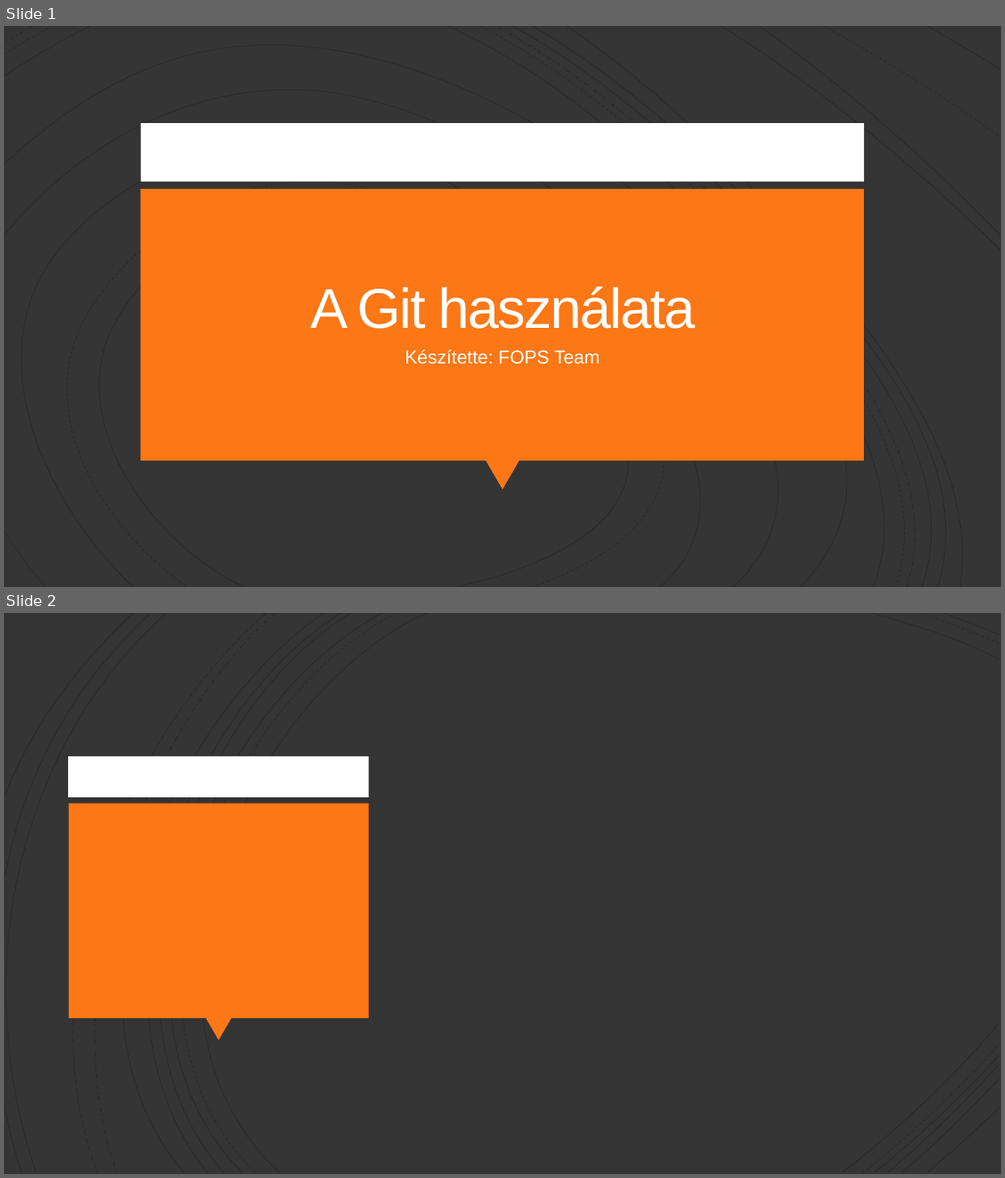
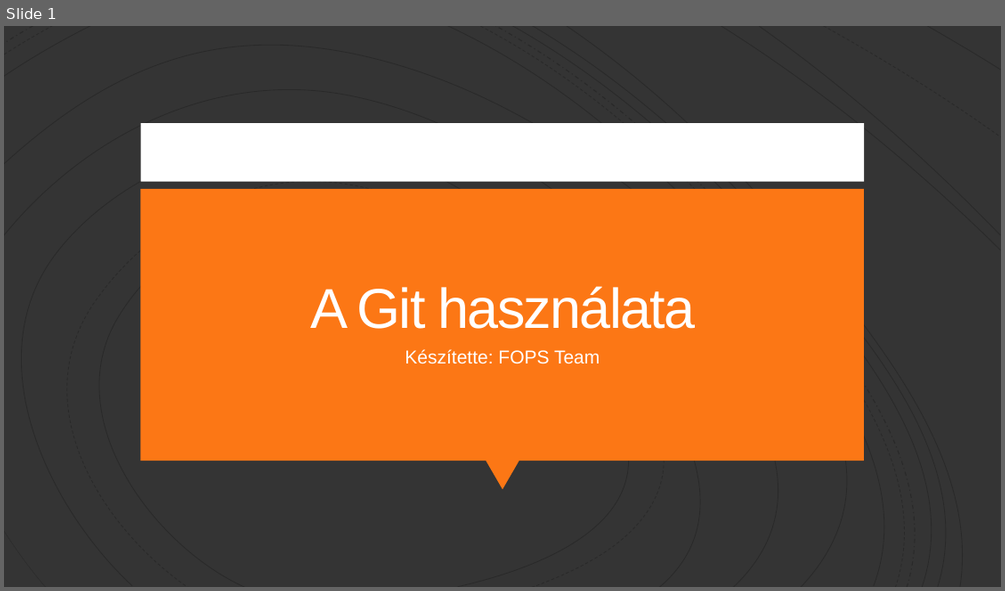
Before and after one commit to Peter-2007/FOPS, a slide deck: FOPS_Git.pptx. Shown one above the other, each under a label of ours: slides 1 and 2 before the commit, slide 1 after it. The pictures are 1005x1178 and 1005x591 pixels, drawn with LibreOffice and Linux fonts; fonts in the diff are those of the drawing. Boxes give left, top, right and bottom in pixels: in the first picture for what was removed or moved away, otherwise in the second. Text is boxed around its words. In the diff, an @@ line names an element or a change of style, - is before the commit and + after.

```diff
--- a/FOPS_Git.pptx
+++ b/FOPS_Git.pptx
@@ slide 2 removed at [4,613,1001,1174], background #343434 @@
@@ group removed at [4,613,999,1174]: 21 freeform shapes @@
@@ rectangle removed at [68,755,369,797] @@
@@ rectangle removed at [68,803,368,1018] @@
@@ triangle removed at [206,1018,232,1040] @@
```
Also in this commit, not shown: 7 slides added.
